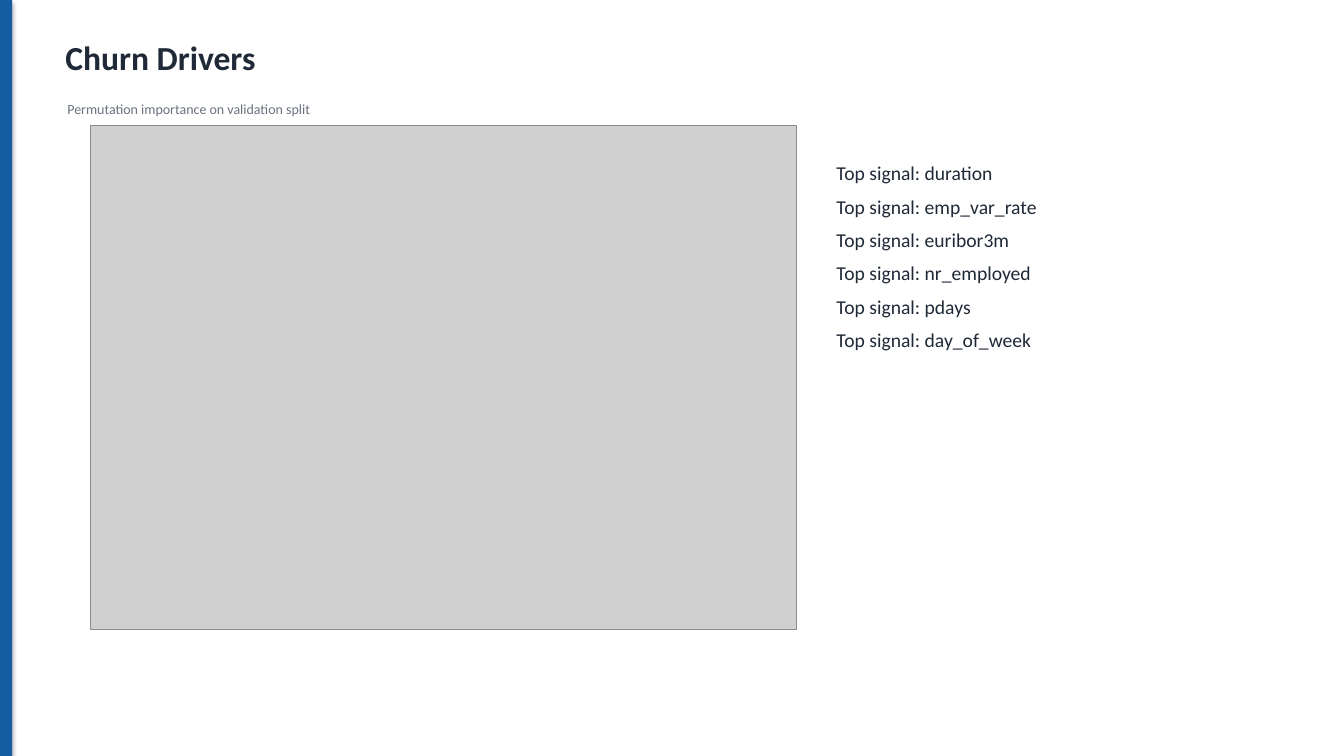
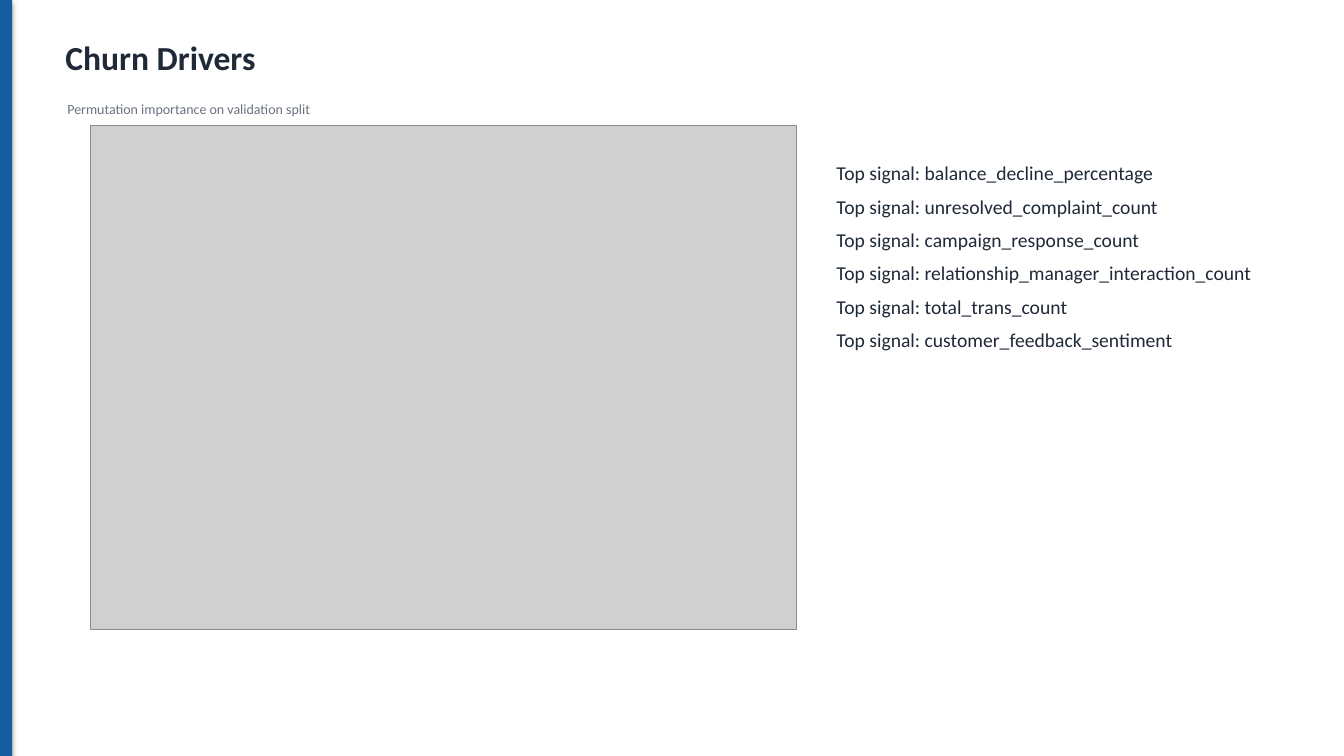
Before and after one commit to Tony-chauhan/churnzero-26-banking-churn-prediction, a slide deck: slide 8 of submission/ChurnZero_26_Round2_Presentation.pptx. Drawn at 1344x756 pixels with LibreOffice and Linux fonts; fonts in the diff are those of the drawing; grey boxes stand for pictures. Boxes give left, top, right and bottom in pixels: in the first picture for what was removed or moved away, otherwise in the second. Text is boxed around its words. In the diff, an @@ line names an element or a change of style, - is before the commit and + after.

```diff
--- a/submission/ChurnZero_26_Round2_Presentation.pptx
+++ b/submission/ChurnZero_26_Round2_Presentation.pptx
@@ text at [836,166,1251,351]: text changed @@
-Top signal: duration
-Top signal: emp_var_rate
-Top signal: euribor3m
-Top signal: nr_employed
-Top signal: pdays
-Top signal: day_of_week
+Top signal: balance_decline_percentage
+Top signal: unresolved_complaint_count
+Top signal: campaign_response_count
+Top signal: relationship_manager_interaction_count
+Top signal: total_trans_count
+Top signal: customer_feedback_sentiment
```
Also in this commit, not shown: 3 other slides changed, 9 other files.
